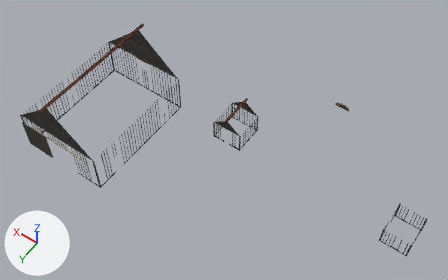
What one commit did to the glTF model ocean/swat/assets/environment/hollow_v1/hollow_outbuildings_trim.glb.
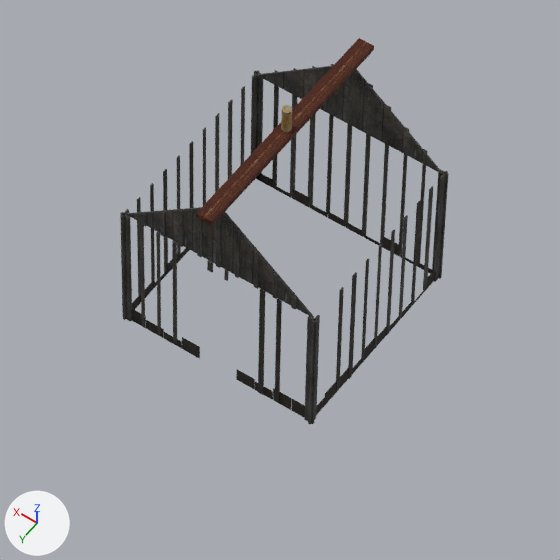
Each version is shown whole from a 50 mm lens placed at (4.15, 27.37, 48.01), pointed at (24.2, -0.7, 3.9), then close up on the part from 44% to 61% of the width and 33% to 61% of the height. The axes (+X, +Y, +Z) are drawn at lower left. The lights are the same throughout. The first two pictures are the older version. Vertices at exactly the same position are counted once.

In view in the first close-up: 'hollow_outbuildings_trim'.
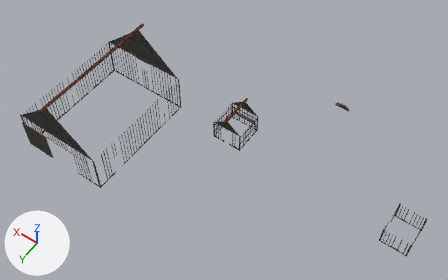
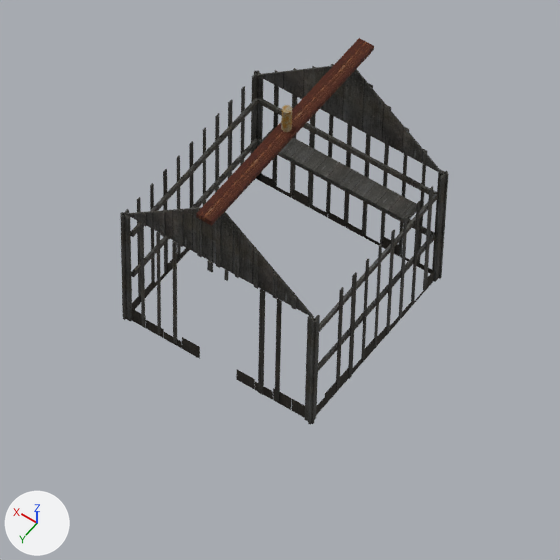
Boxes [x1, y1, x2, y2] around the edits, measured in the close-ups (560 x 560 px):
```json
{"part": 1, "of": "me_hollow_outbuildings_trim", "change": "added", "after": [257, 138, 434, 236]}
{"part": 2, "of": "me_hollow_outbuildings_trim", "change": "added", "after": [318, 234, 435, 371]}
{"part": 3, "of": "me_hollow_outbuildings_trim", "change": "added", "after": [131, 138, 258, 277]}
{"part": 4, "of": "me_hollow_outbuildings_trim", "change": "added", "after": [258, 97, 437, 195]}
{"part": 5, "of": "me_hollow_outbuildings_trim", "change": "added", "after": [319, 193, 438, 332]}
{"part": 6, "of": "me_hollow_outbuildings_trim", "change": "added", "after": [131, 98, 258, 237]}
{"part": 7, "of": "me_hollow_outbuildings_trim", "change": "added", "after": [260, 127, 417, 222]}
```

The change, as JSON lines over the scene's bpy script:
```json
{"block": "me_hollow_outbuildings_trim", "where": "# used by ob_hollow_outbuildings_trim; location = (0.0, 0.0, 0.0)"}
{"op": "remove", "block": "me_hollow_outbuildings_trim", "code": "me_hollow_outbuildings_trim.from_pydata(...)  # 3632 vertices, 5448 faces; spans x 5.9..41.1, y -12.0..8.8, z 0.0..8.4"}
{"op": "add", "block": "me_hollow_outbuildings_trim", "code": "me_hollow_outbuildings_trim.from_pydata(...)  # 3688 vertices, 5532 faces; spans x 5.9..41.1, y -12.0..8.8, z 0.0..8.4"}
{"block": "me_hollow_outbuildings_trim", "change": "me_hollow_outbuildings_trim part 1: a new loose piece, a box spanning x 24.05..26.95, y -5.98..-5.94, z 0.855..0.945, in mat_batten_grey (picture img_wood_planks_grey_diff_512)"}
{"block": "me_hollow_outbuildings_trim", "change": "me_hollow_outbuildings_trim part 2: a new loose piece, a box spanning x 24.02..24.06, y -5.95..-3.05, z 0.855..0.945, in mat_batten_grey (picture img_wood_planks_grey_diff_512)"}
{"block": "me_hollow_outbuildings_trim", "change": "me_hollow_outbuildings_trim part 3: a new loose piece, a box spanning x 26.94..26.98, y -5.95..-3.05, z 0.855..0.945, in mat_batten_grey (picture img_wood_planks_grey_diff_512)"}
{"block": "me_hollow_outbuildings_trim", "change": "me_hollow_outbuildings_trim part 4: a new loose piece, a box spanning x 24.05..26.95, y -5.98..-5.94, z 1.705..1.795, in mat_batten_grey (picture img_wood_planks_grey_diff_512)"}
{"block": "me_hollow_outbuildings_trim", "change": "me_hollow_outbuildings_trim part 5: a new loose piece, a box spanning x 24.02..24.06, y -5.95..-3.05, z 1.705..1.795, in mat_batten_grey (picture img_wood_planks_grey_diff_512)"}
{"block": "me_hollow_outbuildings_trim", "change": "me_hollow_outbuildings_trim part 6: a new loose piece, a box spanning x 26.94..26.98, y -5.95..-3.05, z 1.705..1.795, in mat_batten_grey (picture img_wood_planks_grey_diff_512)"}
{"block": "me_hollow_outbuildings_trim", "change": "me_hollow_outbuildings_trim part 7: a new loose piece, a box spanning x 24.3..26.7, y -5.98..-5.66, z 1.3..1.34, in mat_grey_boards"}
```
